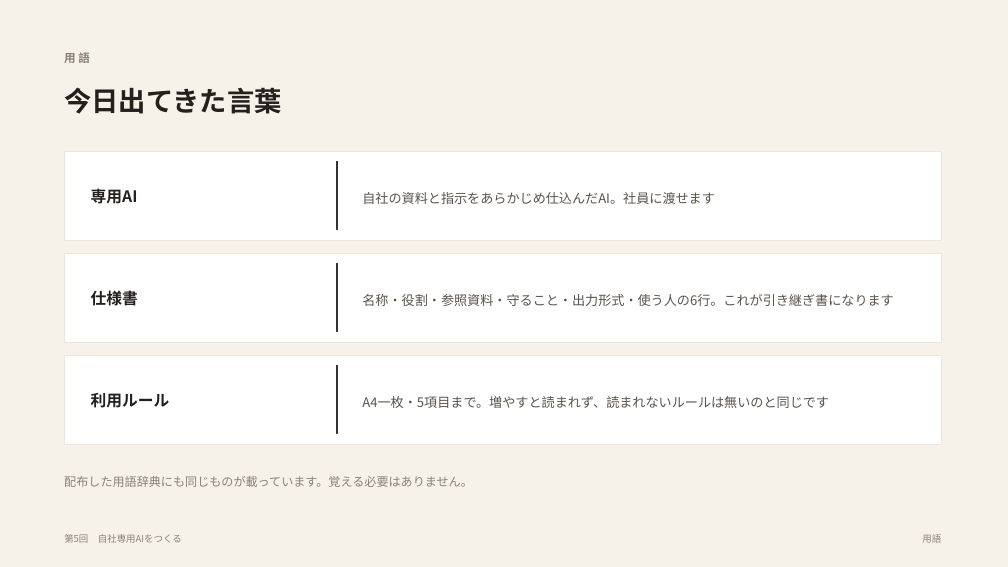
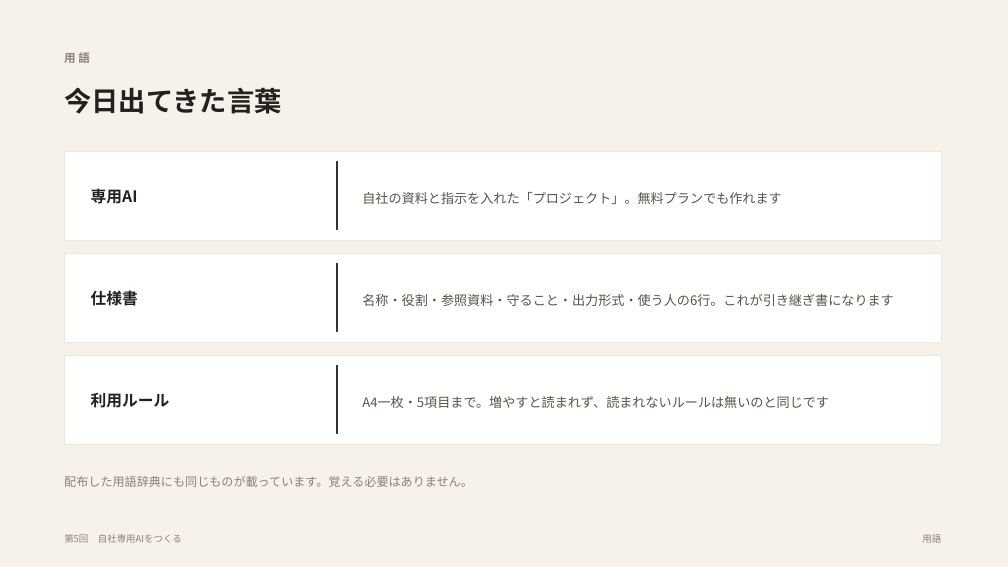
Before and after one commit to yusuke-aoki-bit/founders-ai-program, a slide deck: slide 10 of slides/pptx/第05回_自社専用AIをつくる.pptx. Drawn at 1008x567 pixels with LibreOffice and Linux fonts; fonts in the diff are those of the drawing. Boxes give left, top, right and bottom in pixels: in the first picture for what was removed or moved away, otherwise in the second. Text is boxed around its words. In the diff, an @@ line names an element or a change of style, - is before the commit and + after.

```diff
--- a/slides/pptx/第05回_自社専用AIをつくる.pptx
+++ b/slides/pptx/第05回_自社専用AIをつくる.pptx
@@ text at [362, 192, 781, 204]: text changed @@
-自社の資料と指示をあらかじめ仕込んだAI。社員に渡せます
+自社の資料と指示を入れた「プロジェクト」。無料プランでも作れます
```
Also in this commit, not shown: 2 other slides changed, 9 other files.
